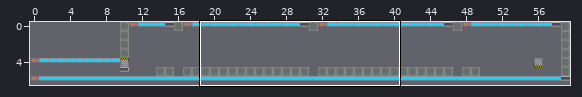
Level history. Tiled map: maps/tieldmaps/world3/solo/metalman/08.tmx. Above: a wide view before the commit, with the close-up outlined.
Close-up. First the earlier version:
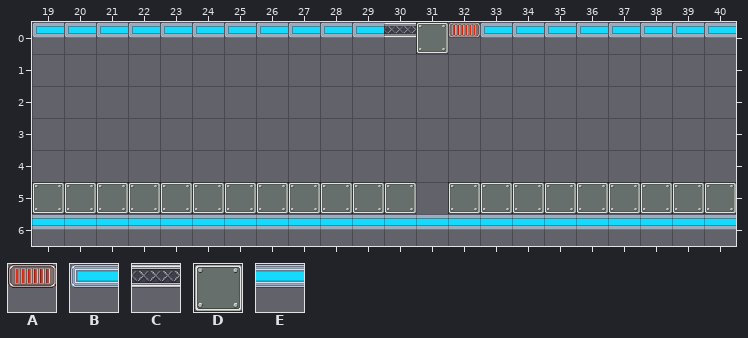
Cells are 64x64 px. Shown: x 19..40, y 0..6. The commit also changed other parts of the map, which this record leaves out.
Key: from "alone": A 0; from "left": B 0; from "mid": C 0; from "mur": D 0; from "sol": E 0.
_ is an empty cell.
Layers that did not change in this view are not listed.
Layer "front" before, first column x 19:
0 BBBBBBBBBBBCDABBBBBBBB
1 ______________________
2 ______________________
3 ______________________
4 ______________________
5 DDDDDDDDDDDD_DDDDDDDDD
6 EEEEEEEEEEEEEEEEEEEEEE
And afterwards:
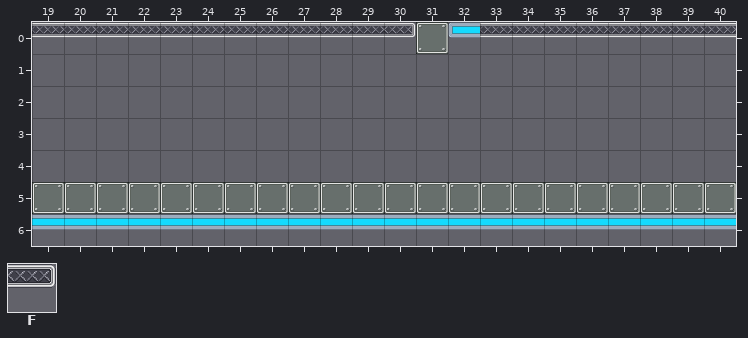
Further tiles: from "right": F 0.
From old to new:
Changed rows in their new state; . is an unchanged cell.
Layer "front":
first column x 19:
0 CCCCCCCCCCCF.BCCCCCCCC
first column x 31:
5 D
Boxes around the changes in both close-ups, in picture pixels (x1, y1, x2, y2):
changed: (32, 22, 416, 38)
changed: (448, 22, 736, 38)
added: (416, 182, 448, 214)
